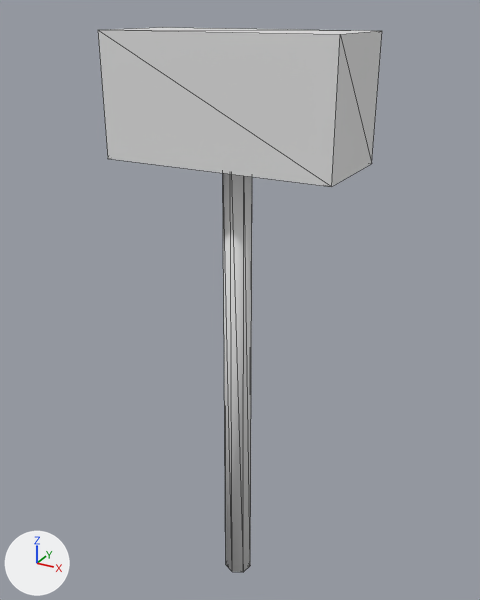
An edit to the glTF model assets/models/items/copper_hammer.glb, drawn before and after from the same camera.
Rendered twice from a 50 mm camera at (0.426, -0.769, 0.785) aimed at (-0.01, 0.024, 0.389). Lighting does not change. The marker at lower left points along +X, +Y and +Z. The older version comes first. Mesh edges are drawn as thin lines. Vertices at exactly the same position are counted once.

The first picture shows 'copper_hammer_v0'.
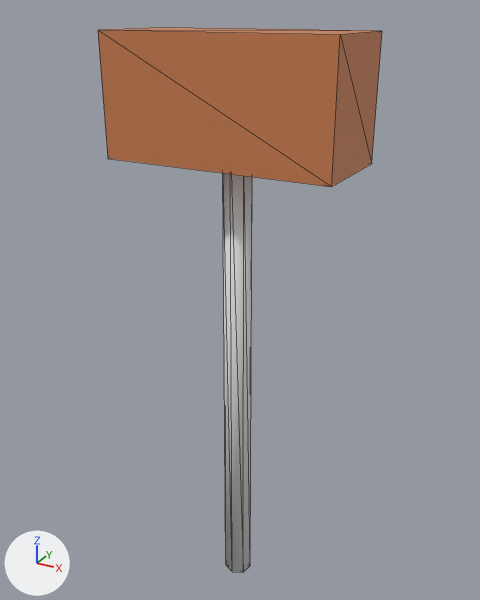
Pixel boxes [x1, y1, x2, y2] of what changed, in the pictures (480 x 600 px):
```json
{"part": 1, "of": "me_copper_hammer_v0", "change": "recoloured", "before": [98, 27, 382, 187], "after": [98, 27, 382, 187], "on screen": "white to orange"}
```

Scene script edits in JSON lines:
```json
{"block": "me_copper_hammer_v0", "where": "me_copper_hammer_v0.from_pydata(...)  # 22 vertices, 36 faces; spans x -0.16..0.16, y -0.07..0.07, z -0.1..0.76"}
{"block": "me_copper_hammer_v0", "where": "# used by ob_copper_hammer_v0; location = (0.0, 0.0, 0.0)"}
{"block": "me_copper_hammer_v0", "change": "me_copper_hammer_v0 part 1: 12 faces centred in x -0.16..0.16, y -0.07..0.07, z 0.6..0.76 are repainted in the vertex colours; the middle colour goes from white #ffffff to orange #e08c5a"}
```
